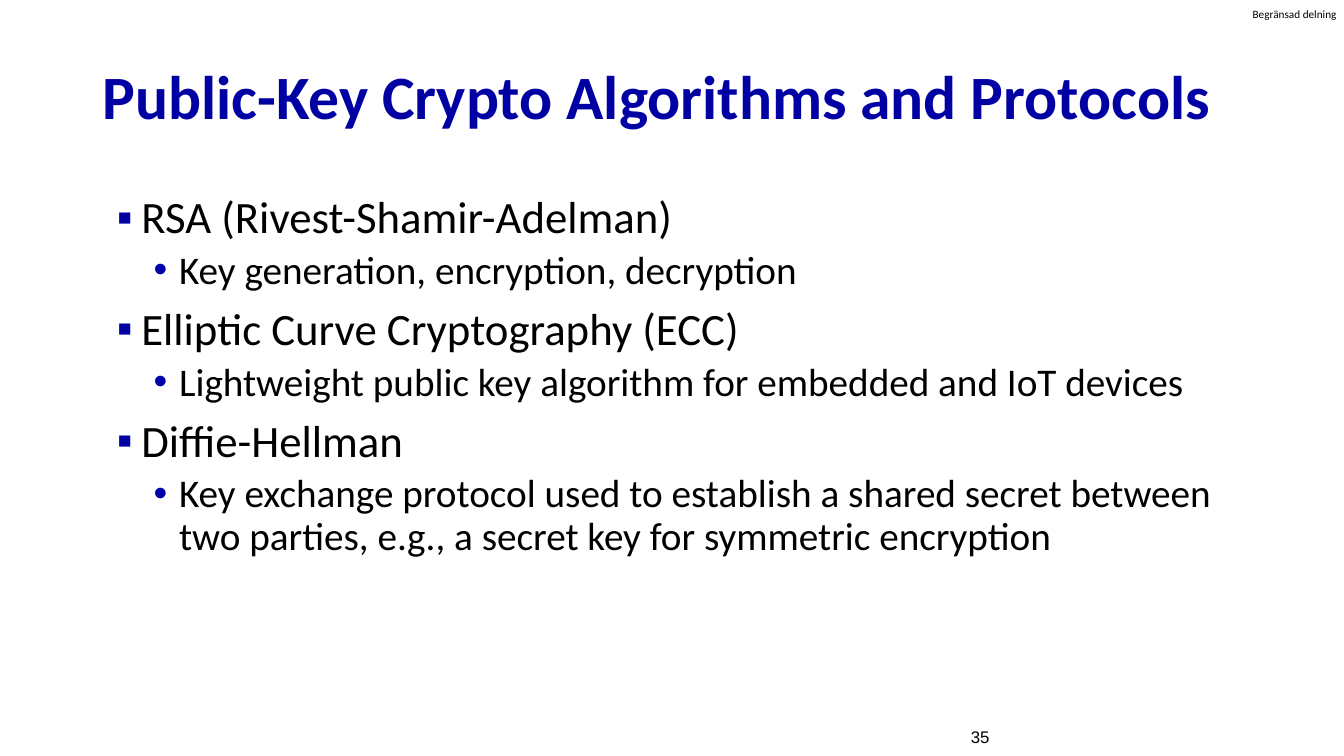
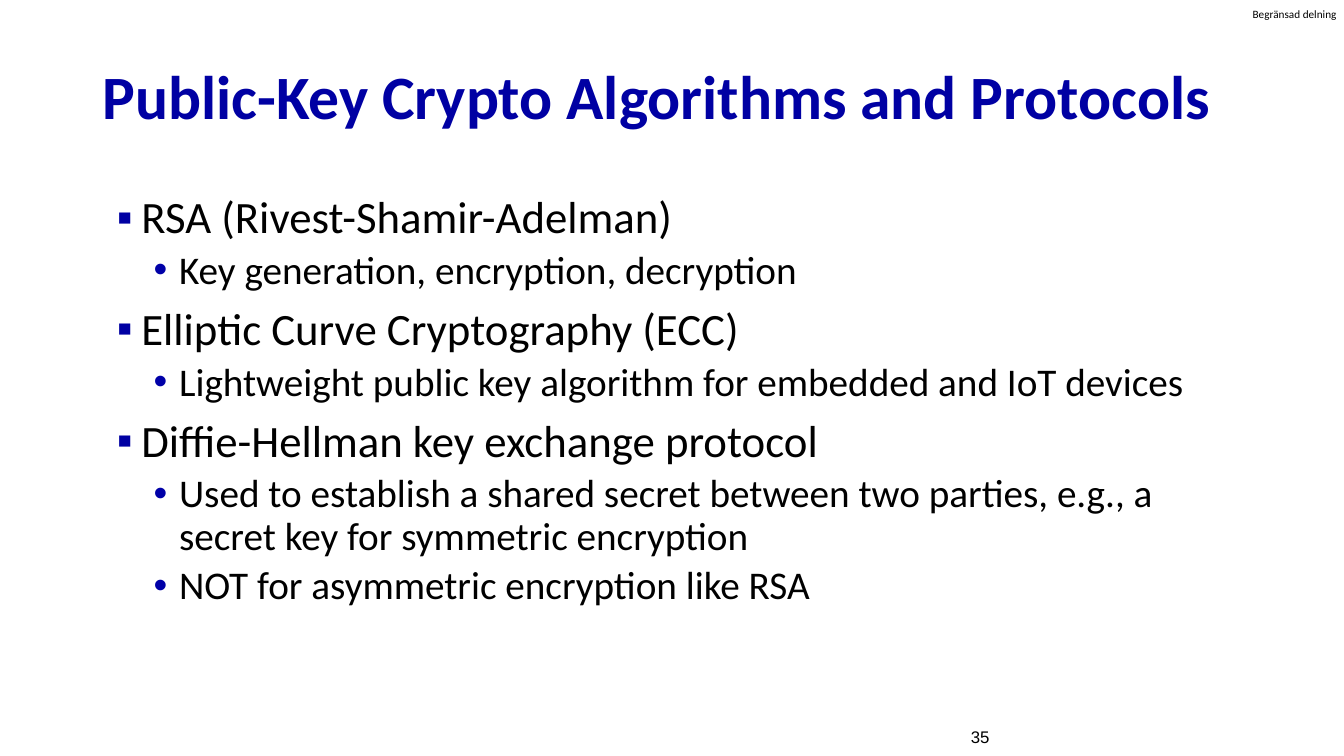
Before and after one commit to guhofstra/CSC175, a slide deck: slide 35 of PPTs/8.1 Cryptography.pptx. Drawn at 1344x756 pixels with LibreOffice and Linux fonts; fonts in the diff are those of the drawing. Boxes give left, top, right and bottom in pixels: in the first picture for what was removed or moved away, otherwise in the second. Text is boxed around its words. In the diff, an @@ line names an element or a change of style, - is before the commit and + after.

```diff
--- a/PPTs/8.1 Cryptography.pptx
+++ b/PPTs/8.1 Cryptography.pptx
@@ text at box(141, 426, 1153, 606): text changed @@
-▪ Diffie-Hellman
-  • Key exchange protocol used to establish a shared secret between two parties, e.g., a secret key for symmetric encryption
+▪ Diffie-Hellman key exchange protocol
+  • Used to establish a shared secret between two parties, e.g., a secret key for symmetric encryption
+  • NOT for asymmetric encryption like RSA
```
Also in this commit, not shown: 1 slide added, 3 other files.
